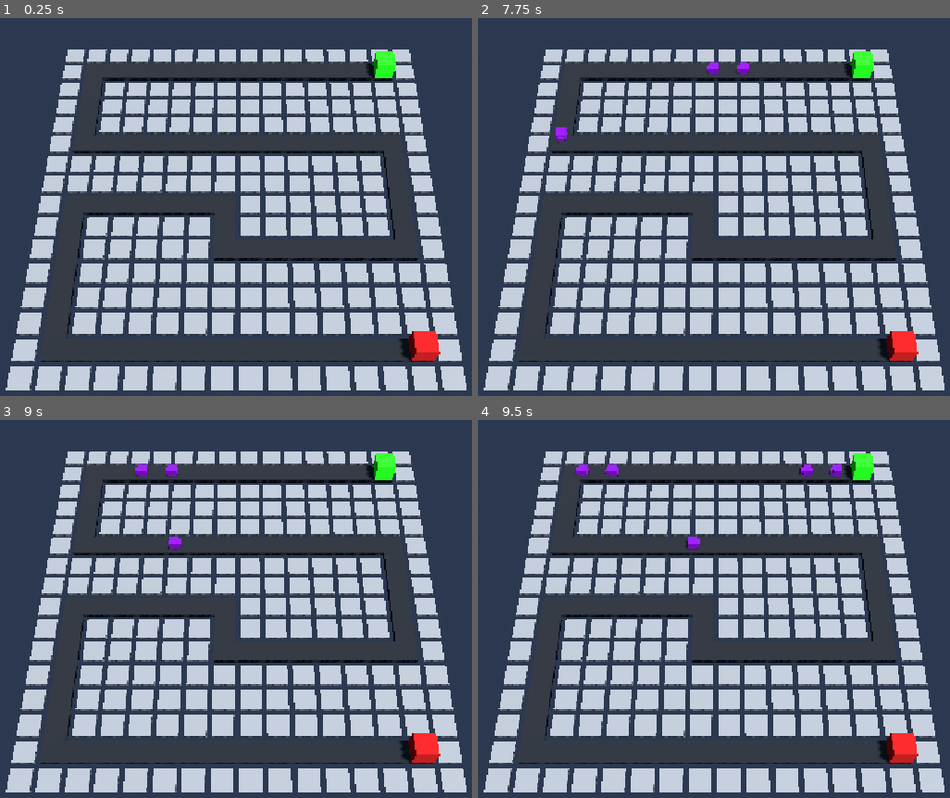
Above: before the commit, frames 1-4 (two rows, left to right).
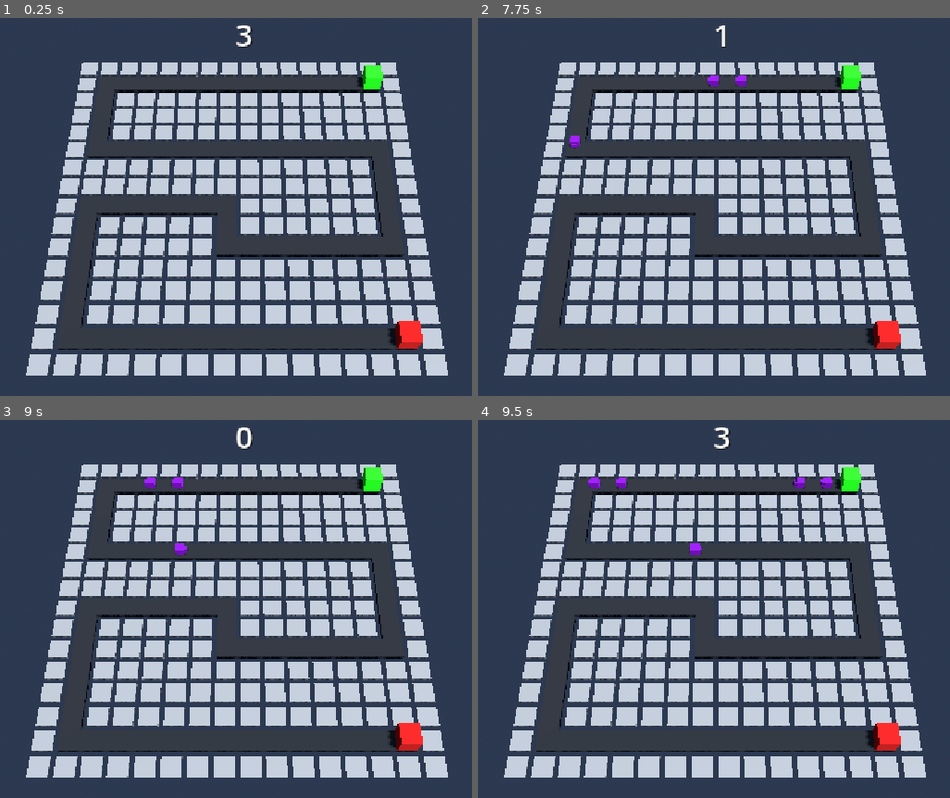
Above: after the commit, the same moments.

Repository: Shuntoon/Tower_Defense_Project_Files
Game: Godot game, scene res://Scenes/test_level.tscn
Two runs of this game, one before a commit and one after it. Both use one fixed random seed, a clock stepped at 60 frames per second and the inputs below.
Inputs:
- Up to frame 1 (0.25 s): no input
- Up to frame 2 (7.75 s): tap Enter at 0.5, 2 s; tap Space at 1.25, 3.5 s
- Up to frame 3 (9 s): no input
- Up to frame 4 (9.5 s): no input

The runs differ from the first frame. In frame 1, 41% of the frame differs, in the area x 1-99%, y 1-99%; in frame 2, 41%; in frame 3, 41%; in frame 4, 41%.

Commit message:
Added Timer Label to scene

Diff:
--- a/Scenes/test_level.tscn
+++ b/Scenes/test_level.tscn
@@ -2,6 +2,8 @@
 
 [ext_resource type="Script" uid="uid://dryqh37gwaktt" path="res://Managers/wave_manager.gd" id="1_eglq2"]
 [ext_resource type="PackedScene" uid="uid://bn0bear4r3cq5" path="res://Object/Tile/tile.tscn" id="1_iti4p"]
+[ext_resource type="PackedScene" uid="uid://gwt6d54nseja" path="res://UI/PlayerHUD/player_hud.tscn" id="1_rsyfn"]
+[ext_resource type="Script" uid="uid://xhji1e2hdui2" path="res://UI/PlayerHUD/player_hud.gd" id="2_rsyfn"]
 
 [sub_resource type="ProceduralSkyMaterial" id="ProceduralSkyMaterial_dtjkg"]
 sky_horizon_color = Color(0.66224277, 0.6717428, 0.6867428, 1)
@@ -34,10 +36,16 @@
 
 [node name="TestLevel" type="Node3D" unique_id=1531510339]
 
+[node name="CanvasLayer" type="CanvasLayer" parent="." unique_id=2013737330]
+
+[node name="PlayerHUD" parent="CanvasLayer" unique_id=484911369 instance=ExtResource("1_rsyfn")]
+script = ExtResource("2_rsyfn")
+
 [node name="WaveManager" type="Node" parent="." unique_id=372038893]
 script = ExtResource("1_eglq2")
 
 [node name="WaveTimer" type="Timer" parent="WaveManager" unique_id=1286645015]
+unique_name_in_owner = true
 wait_time = 3.0
 autostart = true
 
@@ -668,7 +676,7 @@
 
 [node name="Camera3D" type="Camera3D" parent="." unique_id=1413172629]
 transform = Transform3D(-2.1855692e-08, -0.86602545, 0.49999997, -3.7855173e-08, 0.49999997, 0.86602545, -1, 1.7763568e-15, -4.371139e-08, 26.986423, 28.325184, -9.705246)
-fov = 35.0
+fov = 38.0
 
 [node name="EnemyPath" type="Path3D" parent="." unique_id=1022966580]
 transform = Transform3D(1, 0, 0, 0, 1, 0, 0, 0, 1, 1.25, 0.30995607, -16.5)
--- /dev/null
+++ b/UI/PlayerHUD/player_hud.gd
@@ -0,0 +1,14 @@
+extends Control
+
+@onready var wave_timer_label: Label = %WaveTimerLabel
+@onready var wave_timer: Timer = %WaveTimer
+
+# Called when the node enters the scene tree for the first time.
+func _ready() -> void:
+	pass # Replace with function body.
+
+
+# Called every frame. 'delta' is the elapsed time since the previous frame.
+func _process(delta: float) -> void:
+	if wave_timer:
+		wave_timer_label.text = "%0.0f" % wave_timer.time_left
--- /dev/null
+++ b/UI/PlayerHUD/player_hud.tscn
@@ -0,0 +1,34 @@
+[gd_scene format=3 uid="uid://gwt6d54nseja"]
+
+[sub_resource type="LabelSettings" id="LabelSettings_elyl1"]
+font_size = 48
+shadow_size = 2
+shadow_color = Color(0, 0, 0, 0.92941177)
+
+[node name="PlayerHUD" type="Control" unique_id=484911369]
+layout_mode = 3
+anchors_preset = 15
+anchor_right = 1.0
+anchor_bottom = 1.0
+grow_horizontal = 2
+grow_vertical = 2
+
+[node name="MarginContainer" type="MarginContainer" parent="." unique_id=1213272726]
+layout_mode = 1
+anchors_preset = 15
+anchor_right = 1.0
+anchor_bottom = 1.0
+grow_horizontal = 2
+grow_vertical = 2
+theme_override_constants/margin_left = 8
+theme_override_constants/margin_top = 8
+theme_override_constants/margin_right = 8
+theme_override_constants/margin_bottom = 8
+
+[node name="WaveTimerLabel" type="Label" parent="MarginContainer" unique_id=2129634306]
+unique_name_in_owner = true
+layout_mode = 2
+size_flags_horizontal = 4
+size_flags_vertical = 0
+text = "3"
+label_settings = SubResource("LabelSettings_elyl1")
Not shown, added: UI/PlayerHUD/player_hud.gd.uid
